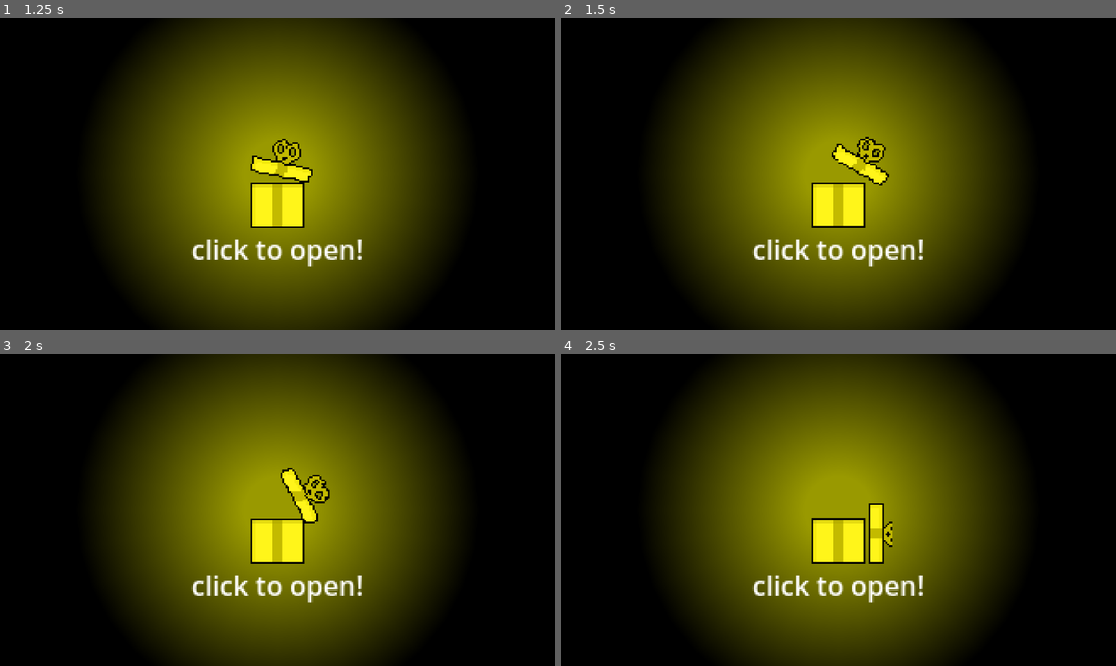
Above: before the commit, frames 1-4 (two rows, left to right).
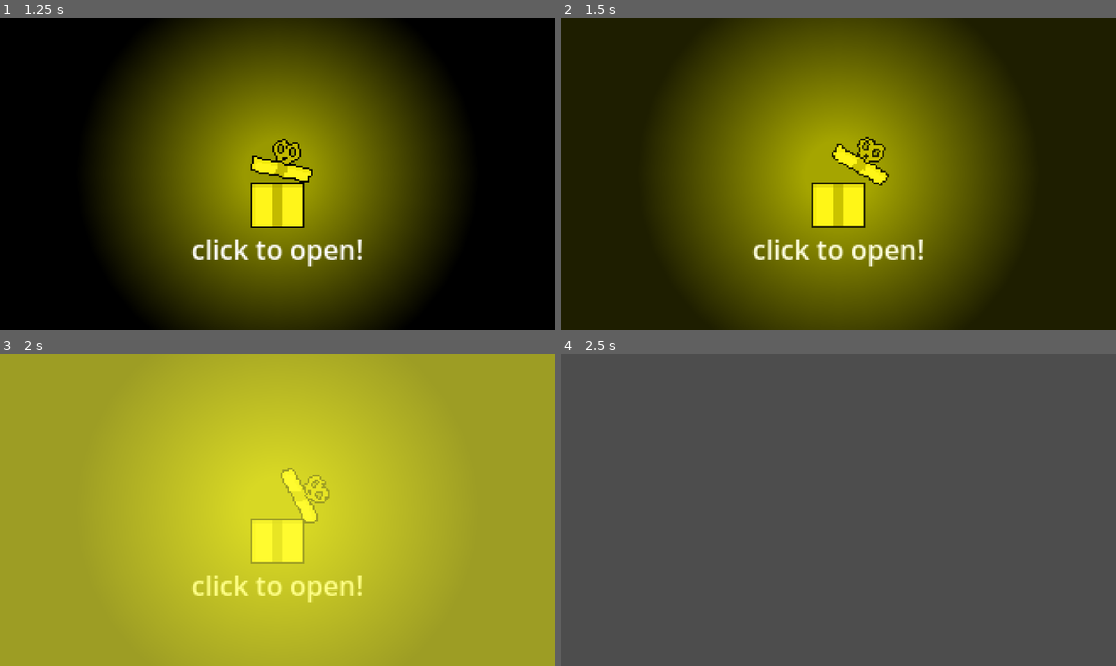
Above: after the commit, the same moments.

Repository: RafaeloxMC/giftbox
Game: Godot game, scene res://scenes/ui/loading.tscn
The game is run twice, just before and just after one commit, with the same random seed, the same clock (stepped at 60 frames per second) and the same inputs. Before the commit the project starts from res://scenes/loading.tscn.
Inputs (mouse positions are in pixels of both pictures, inside the frame that each line leads up to):
- Up to frame 1 (1.25 s): tap Enter at 0.5 s; hold Right from 0.53 s (still down); click (277, 174) at 0.6 s
- Up to frame 2 (1.5 s): tap Enter at 1.25 s; move the mouse to (727, 189) at 1.27 s; release Right at 1.28 s; hold Down from 1.28 s (still down); click (727, 189) at 1.35 s
- Up to frame 3 (2 s): keep holding Down
- Up to frame 4 (2.5 s): tap Enter at 2 s; move the mouse to (894, 441) at 2.02 s; release Down at 2.03 s; hold Right from 2.03 s (still down); tap Alt at 2.1 s; click (894, 441) at 2.3 s

Frame 1 is identical in both runs. In frame 2, 59% of the frame differs, in the area x 0-100%, y 0-100%; in frame 3, 99%; in frame 4, 100%.

Commit message:
Add fade animation to loading screen

Diff:
--- a/scenes/loading.tscn
+++ b/scenes/ui/loading.tscn
@@ -1,7 +1,7 @@
-[gd_scene load_steps=16 format=3 uid="uid://bi0uvnu7iapm"]
-
-[ext_resource type="Texture2D" uid="uid://c6yip40t68inp" path="res://assets/sprites/gift.png" id="1_ir5ef"]
-[ext_resource type="Script" uid="uid://060qpmslghm2" path="res://scripts/ui/loading.gd" id="1_yc7uc"]
+[gd_scene load_steps=20 format=3 uid="uid://bi0uvnu7iapm"]
+
+[ext_resource type="Script" uid="uid://060qpmslghm2" path="res://scripts/ui/loading.gd" id="1_0ih7j"]
+[ext_resource type="Texture2D" uid="uid://c6yip40t68inp" path="res://assets/sprites/gift.png" id="2_wkfxc"]
 
 [sub_resource type="StyleBoxFlat" id="StyleBoxFlat_ir5ef"]
 bg_color = Color(1, 1, 1, 0)
@@ -97,6 +97,59 @@
 "speed": 5.0
 }]
 
+[sub_resource type="Animation" id="Animation_sjr32"]
+resource_name = "switch_scene"
+tracks/0/type = "value"
+tracks/0/imported = false
+tracks/0/enabled = true
+tracks/0/path = NodePath("Panel:theme_override_styles/panel:bg_color")
+tracks/0/interp = 1
+tracks/0/loop_wrap = true
+tracks/0/keys = {
+"times": PackedFloat32Array(0, 0.5, 1),
+"transitions": PackedFloat32Array(1, 1, 1),
+"update": 0,
+"values": [Color(1, 1, 0, 0), Color(1, 1, 0, 0.49803922), Color(1, 1, 1, 1)]
+}
+tracks/1/type = "method"
+tracks/1/imported = false
+tracks/1/enabled = true
+tracks/1/path = NodePath(".")
+tracks/1/interp = 1
+tracks/1/loop_wrap = true
+tracks/1/keys = {
+"times": PackedFloat32Array(1),
+"transitions": PackedFloat32Array(1),
+"values": [{
+"args": [],
+"method": &"load_main_menu"
+}]
+}
+
+[sub_resource type="Animation" id="Animation_gbjog"]
+length = 0.001
+tracks/0/type = "value"
+tracks/0/imported = false
+tracks/0/enabled = true
+tracks/0/path = NodePath("Panel:theme_override_styles/panel:bg_color")
+tracks/0/interp = 1
+tracks/0/loop_wrap = true
+tracks/0/keys = {
+"times": PackedFloat32Array(0),
+"transitions": PackedFloat32Array(1),
+"update": 0,
+"values": [Color(1, 1, 0, 0)]
+}
+
+[sub_resource type="AnimationLibrary" id="AnimationLibrary_2b8us"]
+_data = {
+&"RESET": SubResource("Animation_gbjog"),
+&"switch_scene": SubResource("Animation_sjr32")
+}
+
+[sub_resource type="StyleBoxFlat" id="StyleBoxFlat_vky50"]
+bg_color = Color(1, 1, 0, 0)
+
 [node name="Loading" type="Control"]
 layout_mode = 3
 anchors_preset = 15
@@ -177,4 +230,16 @@
 text = "click to open!"
 horizontal_alignment = 1
 
+[node name="AnimationPlayer" type="AnimationPlayer" parent="."]
+libraries = {
+&"": SubResource("AnimationLibrary_2b8us")
+}
+
+[node name="Panel" type="Panel" parent="."]
+layout_mode = 0
+offset_right = 1152.0
+offset_bottom = 648.0
+mouse_filter = 2
+theme_override_styles/panel = SubResource("StyleBoxFlat_vky50")
+
 [connection signal="gui_input" from="." to="." method="_on_gui_input"]
--- /dev/null
+++ b/scenes/ui/main_menu.tscn
@@ -0,0 +1,9 @@
+[gd_scene format=3 uid="uid://dm2fla8egxejn"]
+
+[node name="MainMenu" type="Control"]
+layout_mode = 3
+anchors_preset = 15
+anchor_right = 1.0
+anchor_bottom = 1.0
+grow_horizontal = 2
+grow_vertical = 2
--- a/scripts/ui/loading.gd
+++ b/scripts/ui/loading.gd
@@ -1,7 +1,13 @@
 extends Control
 
 @onready var animated_sprite_2d: AnimatedSprite2D = $Components/Gift/AnimatedSprite2D
+@onready var animation_player: AnimationPlayer = $AnimationPlayer
 
 func _on_gui_input(event: InputEvent) -> void:
 	if event.is_action("lmb"):
 		animated_sprite_2d.play("open")
+		await get_tree().create_timer(0.75).timeout
+		animation_player.play("switch_scene")
+
+func load_main_menu():
+	get_tree().change_scene_to_file("res://scenes/ui/main_menu.tscn")
Not shown: 2 places in scenes/ui/loading.tscn that only renumber resources
